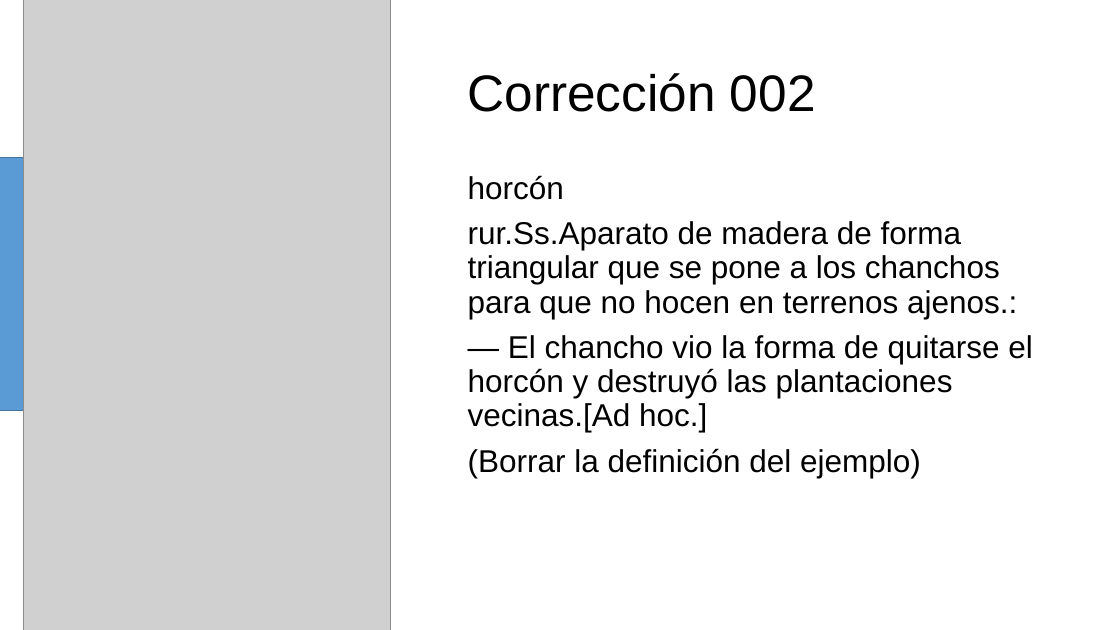
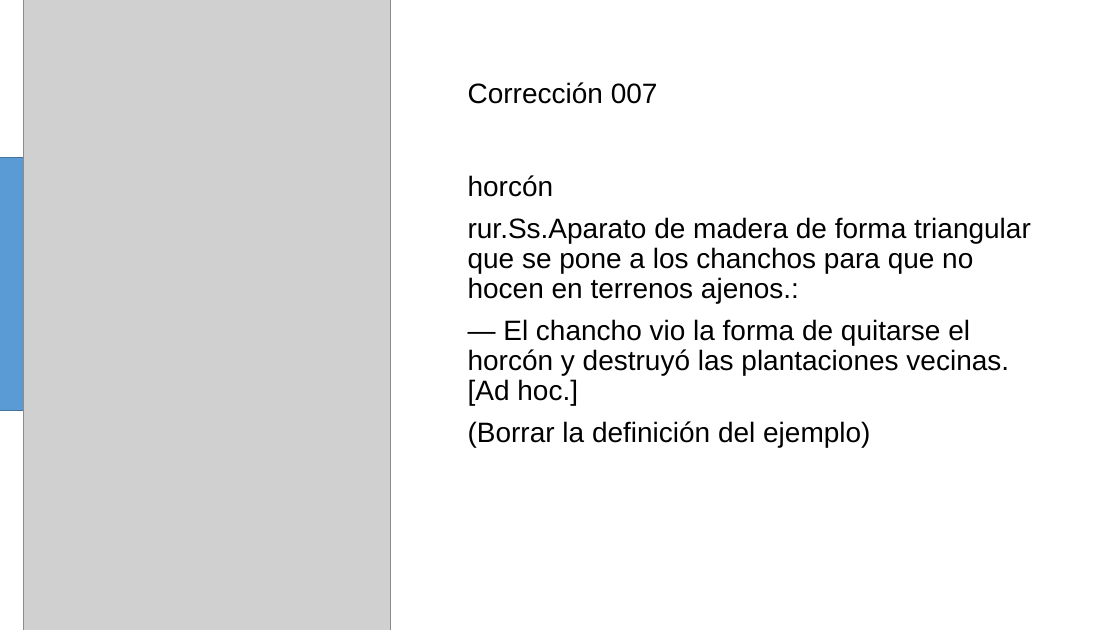
Before and after one commit to omarbramirez/ecuatorianismos, a slide deck: slide 7 of correcciones002.pptx (slide 8 before the commit). Drawn at 1120x630 pixels with LibreOffice and Linux fonts; fonts in the diff are those of the drawing; grey boxes stand for pictures. Boxes give left, top, right and bottom in pixels: in the first picture for what was removed or moved away, otherwise in the second. Text is boxed around its words. In the diff, an @@ line names an element or a change of style, - is before the commit and + after.

```diff
--- a/correcciones002.pptx
+++ b/correcciones002.pptx
@@ title at <box>468,82,658,104</box>: text changed; size 44 to 24 pt @@
-Corrección 002
+Corrección 007
@@ text "horcón" at <box>468,175,1031,447</box>: size 27 to 24 pt @@
```
Also in this commit, not shown: 8 other slides changed, 8 slides added, 8 slides removed, 13 other files.
